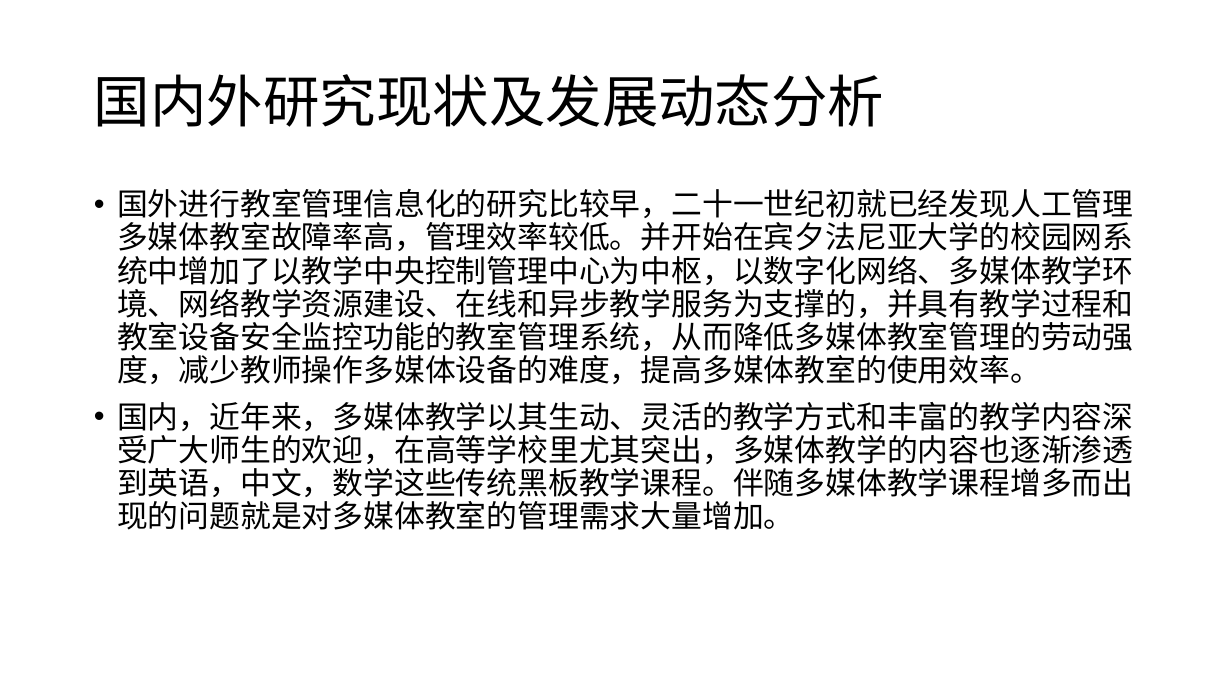
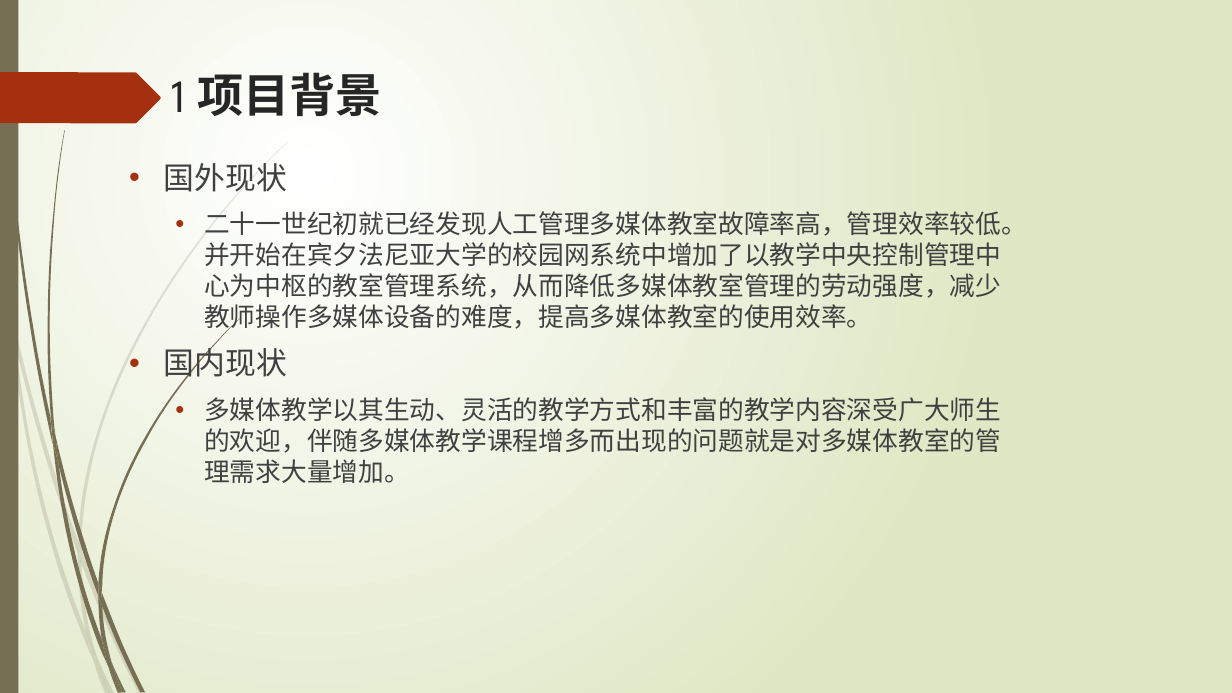
Before and after one commit to liuzhuocpp/liuzhuo_midterm_report, a slide deck: slide 5 of 刘卓中期报告.pptx (slide 3 before the commit). Drawn at 1232x693 pixels with LibreOffice and Linux fonts; fonts in the diff are those of the drawing. Boxes give left, top, right and bottom in pixels: in the first picture for what was removed or moved away, otherwise in the second. Text is boxed around its words. In the diff, an @@ line names an element or a change of style, - is before the commit and + after.

Commit message:
PPT good

```diff
--- a/刘卓中期报告.pptx
+++ b/刘卓中期报告.pptx
@@ background #FFFFFF to gradient #FFFFFF to #DFE8C4 @@
@@ rectangle added at <box>0,0,18,693</box>, fill #766F54 @@
@@ freeform shape added at <box>0,72,161,123</box>, fill #A53010 @@
@@ title removed at <box>94,74,884,127</box> @@
-国内外研究现状及发展动态分析
@@ title added at <box>172,72,382,116</box>, 36 pt, text #262626, bold @@
+1 项目背景
@@ text at <box>164,163,1027,483</box>: text changed; size 24 to 20 pt; font Calibri to League Spartan; text colour #000000 to #404040 @@
-• 国外进行教室管理信息化的研究比较早，二十一世纪初就已经发现人工管理多媒体教室故障率高，管理效率较低。并开始在宾夕法尼亚大学的校园网系统中增加了以教学中央控制管理中心为中枢，以数字化网络、多媒体教学环境、网络教学资源建设、在线和异步教学服务为支撑的，并具有教学过程和教室设备安全监控功能的教室管理系统，从而降低多媒体教室管理的劳动强度，减少教师操作多媒体设备的难度，提高多媒体教室的使用效率。
-• 国内，近年来，多媒体教学以其生动、灵活的教学方式和丰富的教学内容深受广大师生的欢迎，在高等学校里尤其突出，多媒体教学的内容也逐渐渗透到英语，中文，数学这些传统黑板教学课程。伴随多媒体教学课程增多而出现的问题就是对多媒体教室的管理需求大量增加。
+• 国外现状
+  • 二十一世纪初就已经发现人工管理多媒体教室故障率高，管理效率较低。并开始在宾夕法尼亚大学的校园网系统中增加了以教学中央控制管理中心为中枢的教室管理系统，从而降低多媒体教室管理的劳动强度，减少教师操作多媒体设备的难度，提高多媒体教室的使用效率。
+• 国内现状
+  • 多媒体教学以其生动、灵活的教学方式和丰富的教学内容深受广大师生的欢迎，伴随多媒体教学课程增多而出现的问题就是对多媒体教室的管理需求大量增加。
@@ group added at <box>0,141,288,693</box>: 10 freeform shapes @@
@@ group added at <box>3,0,240,693</box>: 12 freeform shapes @@
```
Also in this commit, not shown: 16 other slides changed, 9 slides added.
